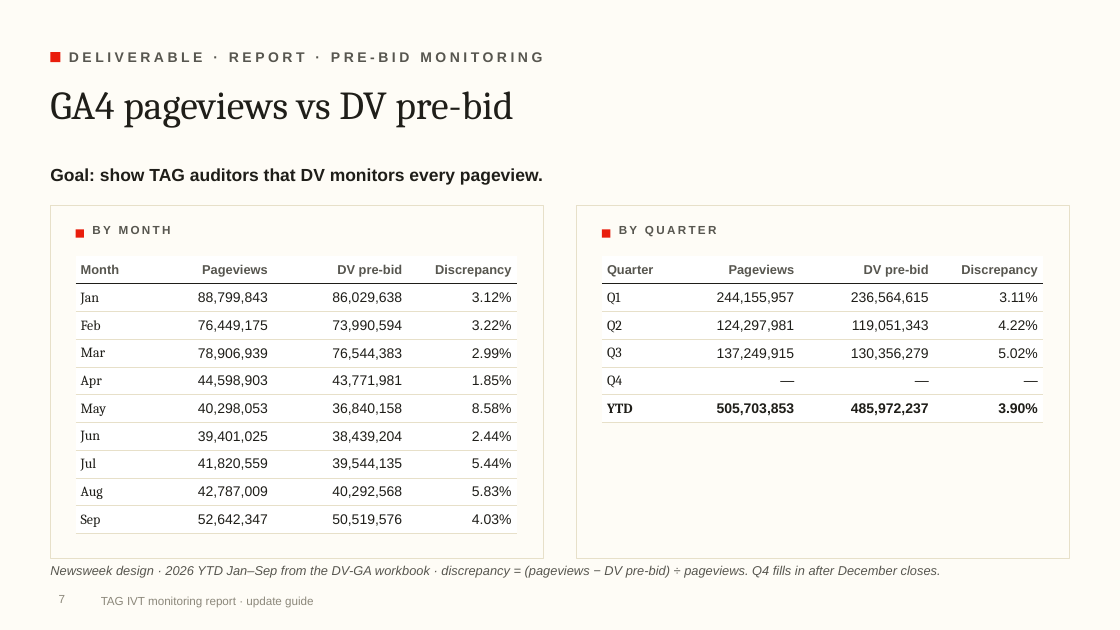
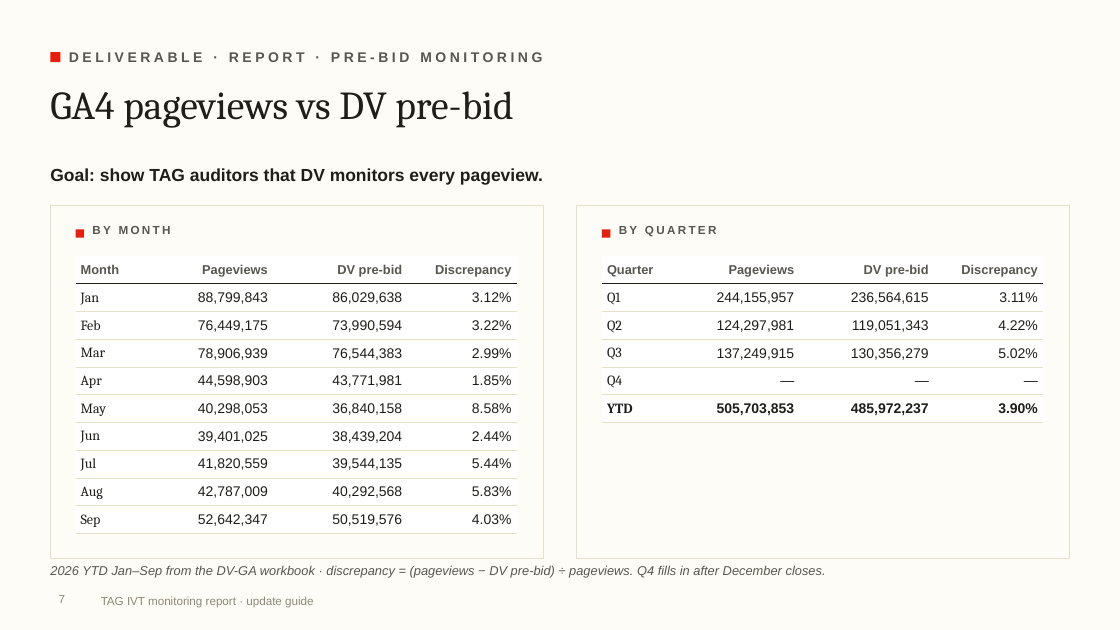
Before and after one commit to rogerhirano-nw/yield-dashboard, a slide deck: slide 7 of docs/TAG_IVT_Report_Update_Guide.pptx. Drawn at 1120x630 pixels with LibreOffice and Linux fonts; fonts in the diff are those of the drawing; background and template pictures are left out. Boxes give left, top, right and bottom in pixels: in the first picture for what was removed or moved away, otherwise in the second. Text is boxed around its words. In the diff, an @@ line names an element or a change of style, - is before the commit and + after.

```diff
--- a/docs/TAG_IVT_Report_Update_Guide.pptx
+++ b/docs/TAG_IVT_Report_Update_Guide.pptx
@@ text at <box>50,565,826,578</box>: text changed @@
-Newsweek design · 2026 YTD Jan–Sep from the DV-GA workbook · discrepancy = (pageviews − DV pre-bid) ÷ pageviews. Q4 fills in after December closes.
+2026 YTD Jan–Sep from the DV-GA workbook · discrepancy = (pageviews − DV pre-bid) ÷ pageviews. Q4 fills in after December closes.
```
Also in this commit, not shown: 1 other slide changed, 1 other file.
